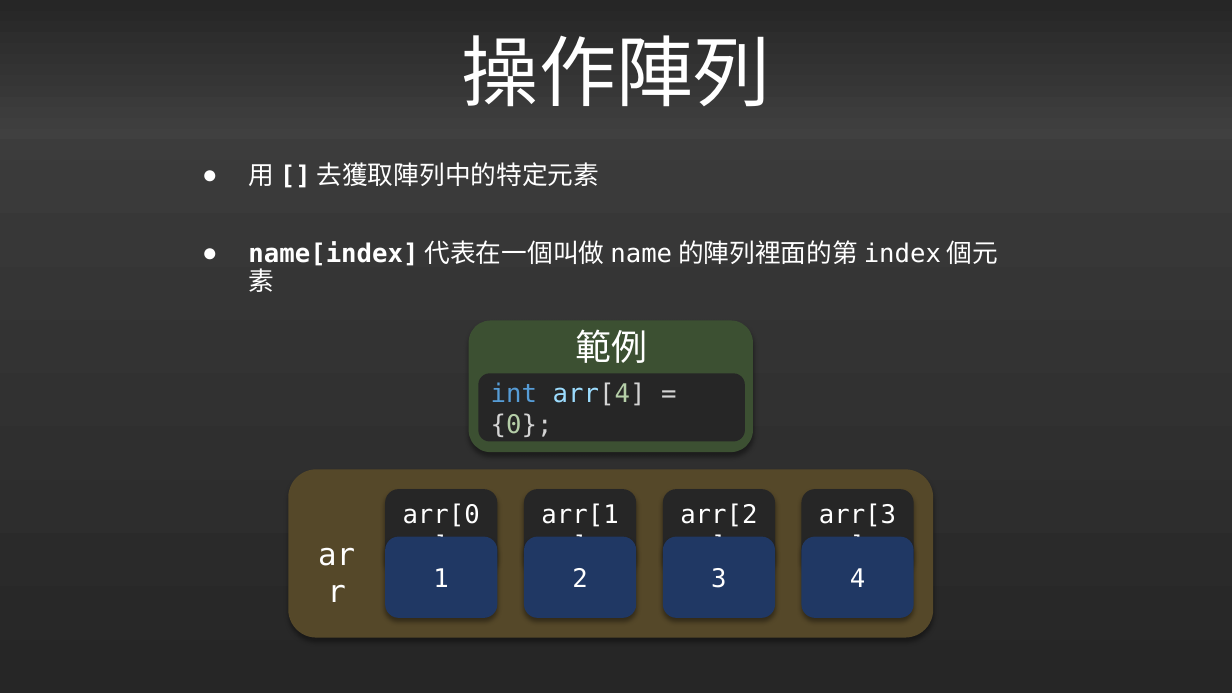
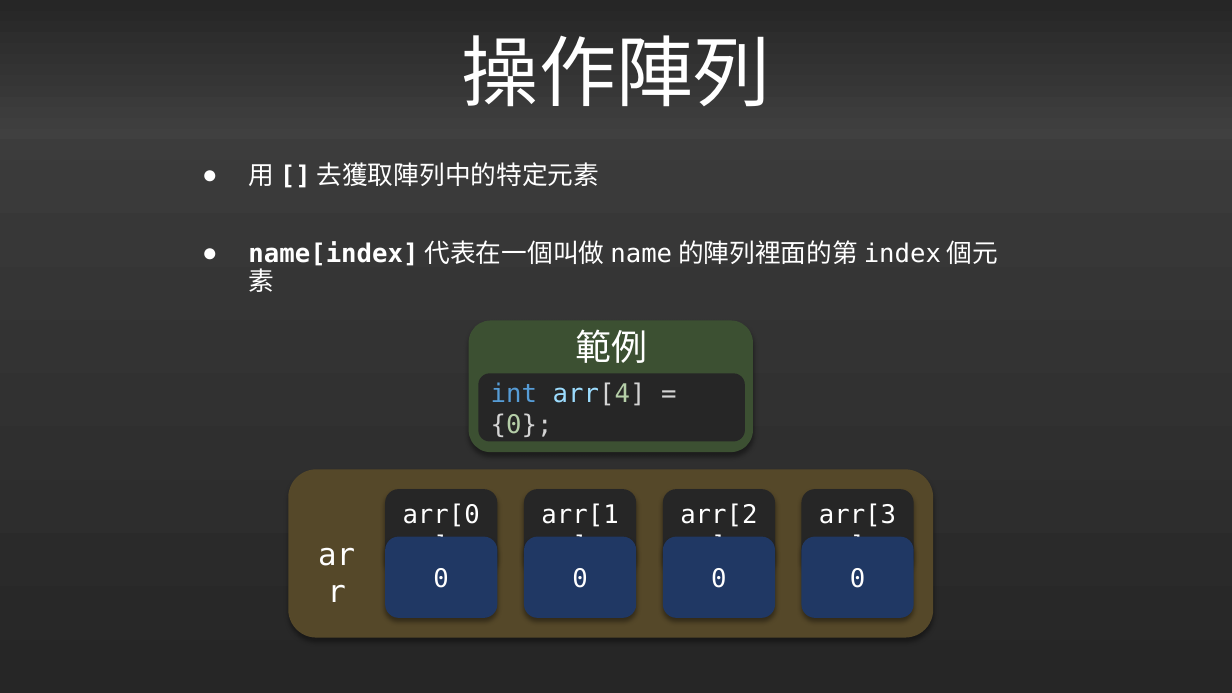
Before and after one commit to liuutin9/liuutin9.github.io, a slide deck: slide 122 of Shared-Files/電機營C語言Day2.pptx. Drawn at 1232x693 pixels with LibreOffice and Linux fonts; fonts in the diff are those of the drawing. Boxes give left, top, right and bottom in pixels: in the first picture for what was removed or moved away, otherwise in the second. Text is boxed around its words. In the diff, an @@ line names an element or a change of style, - is before the commit and + after.

```diff
--- a/Shared-Files/電機營C語言Day2.pptx
+++ b/Shared-Files/電機營C語言Day2.pptx
@@ text in rounded rectangle at bbox=[433, 568, 448, 588]: text changed @@
-1
+0
@@ text in rounded rectangle at bbox=[572, 568, 587, 588]: text changed @@
-2
+0
@@ text in rounded rectangle at bbox=[711, 568, 726, 588]: text changed @@
-3
+0
@@ text in rounded rectangle at bbox=[850, 568, 865, 588]: text changed @@
-4
+0
```
